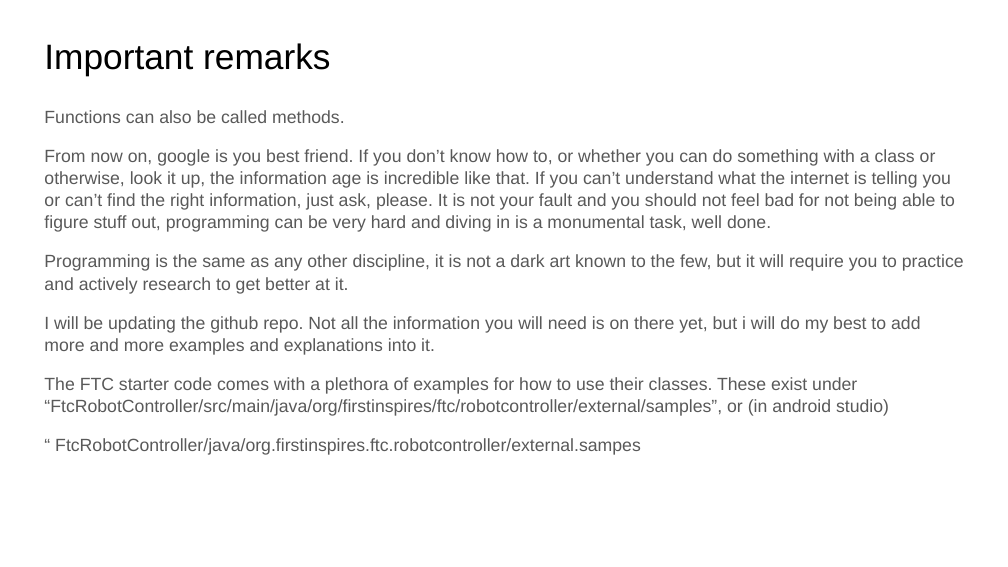
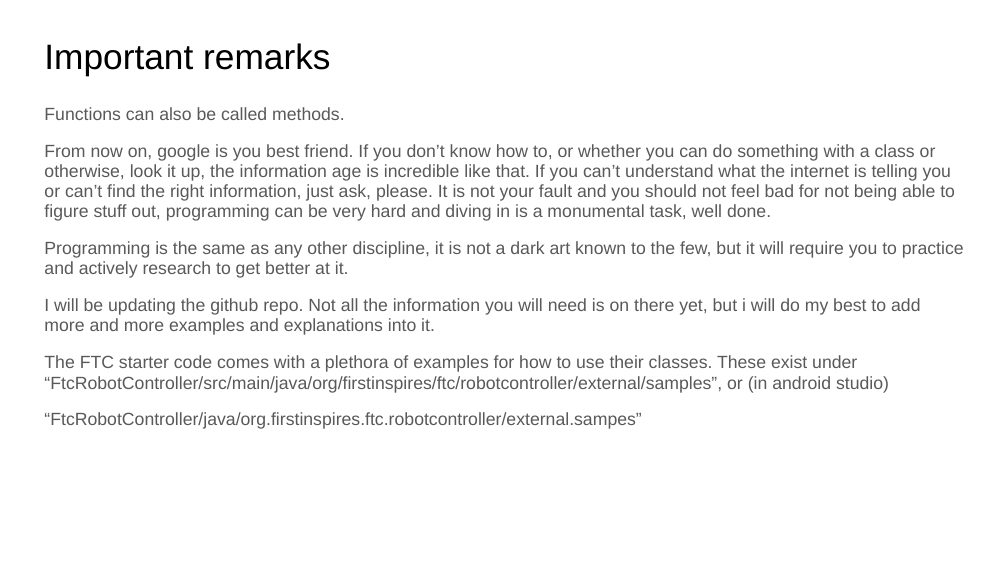
Before and after one commit to TheGOATisheredotcom/FTC-Vraj-Patel-25827, a slide deck: slide 24 of FTC_on-bot_java_coding_introduction.pptx. Drawn at 1008x567 pixels with LibreOffice and Linux fonts; fonts in the diff are those of the drawing. Boxes give left, top, right and bottom in pixels: in the first picture for what was removed or moved away, otherwise in the second. Text is boxed around its words. In the diff, an @@ line names an element or a change of style, - is before the commit and + after.

Commit message:
edited README.md and pptx

```diff
--- a/FTC_on-bot_java_coding_introduction.pptx
+++ b/FTC_on-bot_java_coding_introduction.pptx
@@ text at [44, 107, 964, 393]: line spacing 1.05 to 0.95 @@
@@ text at [44, 412, 641, 429]: text changed @@
-“ FtcRobotController/java/org.firstinspires.ftc.robotcontroller/external.sampes
+“FtcRobotController/java/org.firstinspires.ftc.robotcontroller/external.sampes”
```
Also in this commit, not shown: 2 other slides changed, 1 other file.
